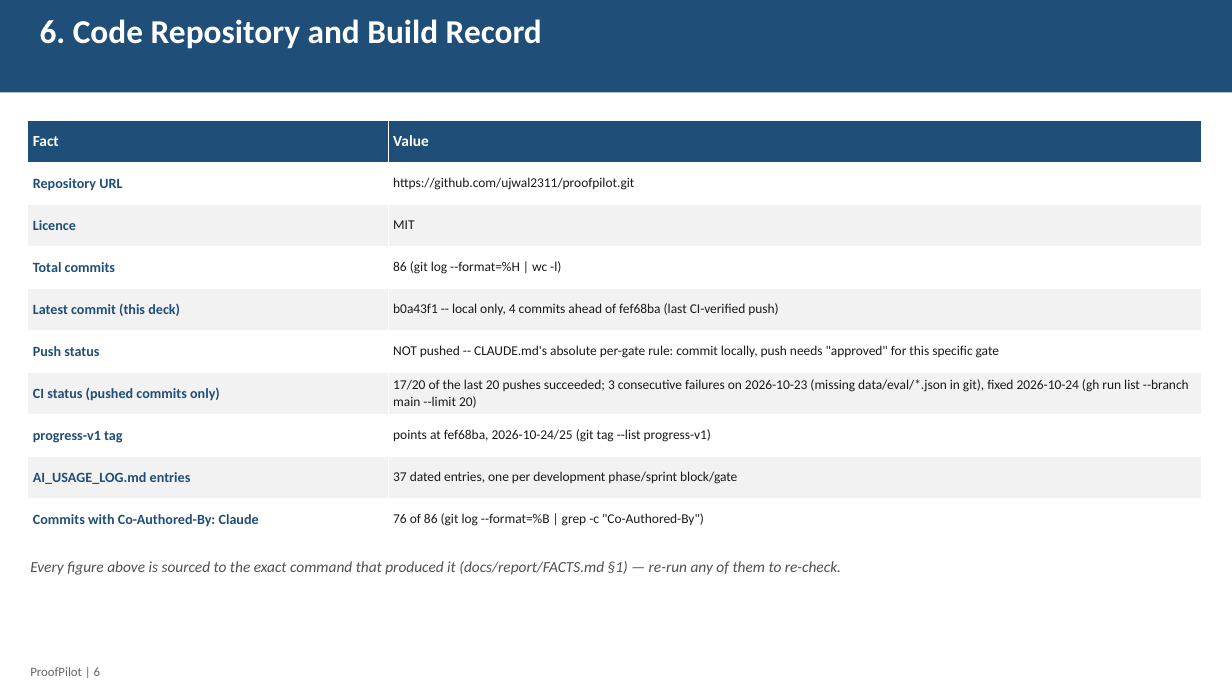
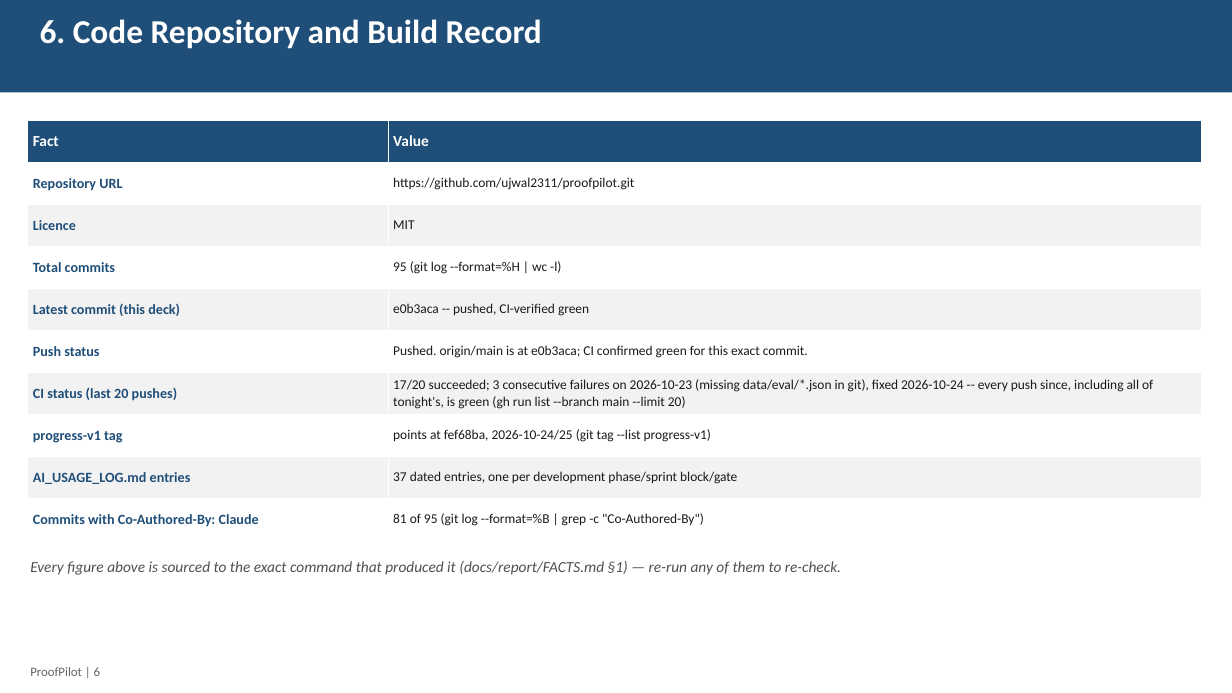
Before and after one commit to ujwal2311/proofpilot, a slide deck: slide 6 of docs/report/ProofPilot_Progress_Report.pptx. Drawn at 1232x693 pixels with LibreOffice and Linux fonts; fonts in the diff are those of the drawing. Boxes give left, top, right and bottom in pixels: in the first picture for what was removed or moved away, otherwise in the second. Text is boxed around its words. In the diff, an @@ line names an element or a change of style, - is before the commit and + after.

```diff
--- a/docs/report/ProofPilot_Progress_Report.pptx
+++ b/docs/report/ProofPilot_Progress_Report.pptx
@@ table at <box>28,120,1202,541</box> @@
-row 4, column 2: 86 (git log --format=%H | wc -l)
+row 4, column 2: 95 (git log --format=%H | wc -l)
-row 5, column 2: b0a43f1 -- local only, 4 commits ahead of fef68ba (last CI-verified push)
+row 5, column 2: e0b3aca -- pushed, CI-verified green
@@ row 6, column 2: "NOT pushed -- CLAUDE.md's absolute per-gate rule: commit locally, push needs "approved" for this specific gate" to "Pushed. origin/main is at e0b3aca; CI confirmed green for this exact commit." @@
-row 7, column 1: CI status (pushed commits only)
+row 7, column 1: CI status (last 20 pushes)
-row 7, column 2: 17/20 of the last 20 pushes succeeded; 3 consecutive failures on 2026-10-23 (missing data/eval/*.json in git), fixed 2026-10-24 (gh run list --branch main --limit 20)
+row 7, column 2: 17/20 succeeded; 3 consecutive failures on 2026-10-23 (missing data/eval/*.json in git), fixed 2026-10-24 -- every push since, including all of tonight's, is green (gh run list --branch main --limit 20)
@@ row 10, column 2: "76 of 86 (git log --format=%B | grep -c "Co-Authored-By")" to "81 of 95 (git log --format=%B | grep -c "Co-Authored-By")" @@
```
Also in this commit, not shown: 5 other slides changed, 1 slide added, 12 other files.
